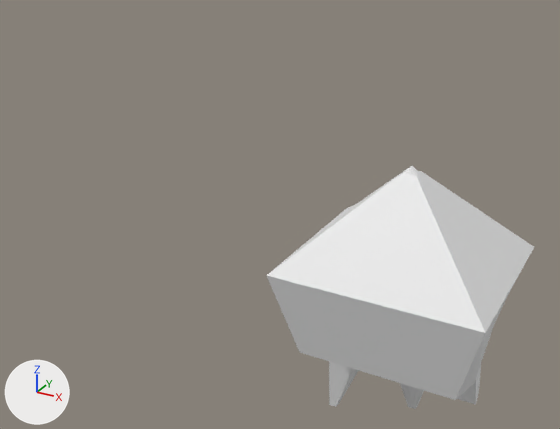
What one commit did to the Blender file art/models/props/rock_skulls/rock_skulls.blend.
Camera for both pictures: a 50 mm lens placed at (3.73, -4.77, 3.53), pointed at (0.97, 0.25, 1.02). Lighting does not change. The marker at lower left points along +X, +Y and +Z. The older version comes first.

Objects in the first picture: 'rock_skull2'.
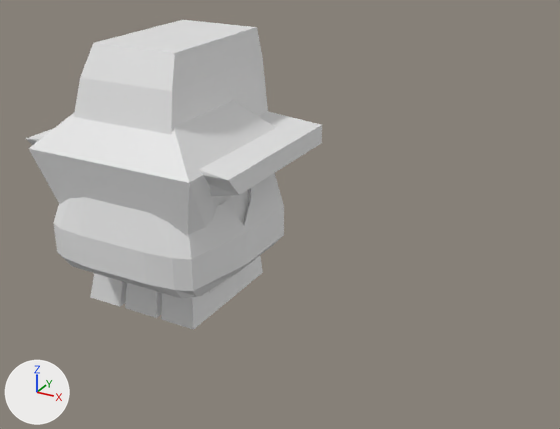
Location of each change, (x1, y1, x2, y2) in pixels of the pictures (560 x 429 px):
'rock_skull2', moved: before (266, 166, 534, 409); after (28, 101, 276, 237)
'rock_skull3', shown: after (26, 20, 322, 330)
'rock_skull1', shown: after (53, 173, 284, 299)

The change, as a diff of the scene's bpy script:
```diff
--- a/art/models/props/rock_skulls/rock_skulls.blend.py
+++ b/art/models/props/rock_skulls/rock_skulls.blend.py
@@ ob_rock_skull1 @@
 ob_rock_skull1 = bpy.data.objects.new('rock_skull1', me_geo_rock_skull1)
-ob_rock_skull1.location = (0.0, 0.0, 1.0)
+ob_rock_skull1.location = (0.0, 0.0, 0.904)
 ob_rock_skull1.scale = (0.704, 0.704, 0.44)
-ob_rock_skull1.hide_set(True)
@@ ob_rock_skull3 @@
 ob_rock_skull3 = bpy.data.objects.new('rock_skull3', me_geo_rock_skull3)
-ob_rock_skull3.location = (0.0, 0.0, 1.0)
+ob_rock_skull3.location = (0.0, 0.0, 1.822)
 ob_rock_skull3.scale = (0.968, 1.0, 0.528)
-ob_rock_skull3.hide_set(True)
@@ ob_rock_skull2 @@
 ob_rock_skull2 = bpy.data.objects.new('rock_skull2', me_geo_rock_skull2)
-ob_rock_skull2.location = (2.129, 0.0, 1.0)
+ob_rock_skull2.location = (0.0, 0.0, 1.568)
 ob_rock_skull2.scale = (0.67, 0.67, 0.67)
```
